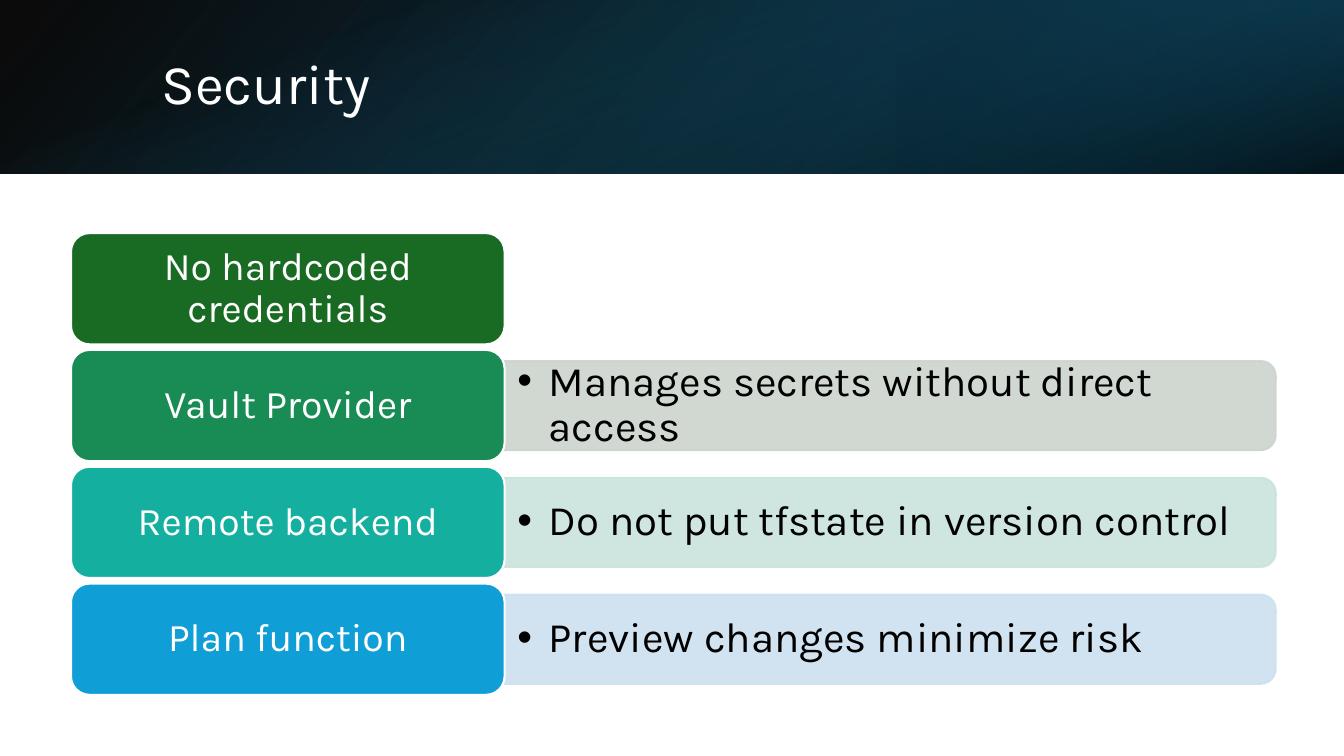
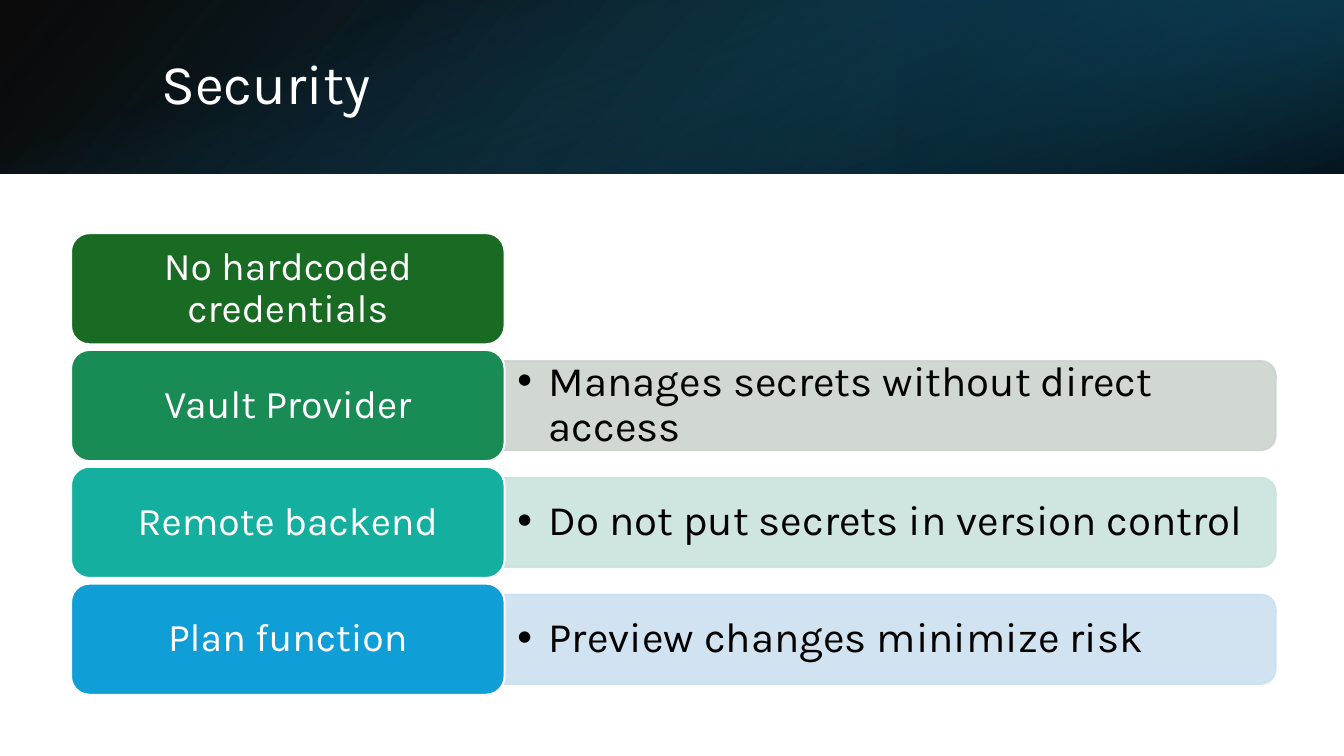
Before and after one commit to sebivenlo/esd-2024-terraform, a slide deck: slide 11 of Presentation/Terraform.pptx. Drawn at 1344x756 pixels with LibreOffice and Linux fonts; fonts in the diff are those of the drawing. Boxes give left, top, right and bottom in pixels: in the first picture for what was removed or moved away, otherwise in the second. Text is boxed around its words. In the diff, an @@ line names an element or a change of style, - is before the commit and + after.

```diff
--- a/Presentation/Terraform.pptx
+++ b/Presentation/Terraform.pptx
@@ text at [549,506,1243,545]: text changed @@
-  • Do not put tfstate in version control
+  • Do not put secrets in version control
```
Also in this commit, not shown: 2 other slides changed, 3 other files.
